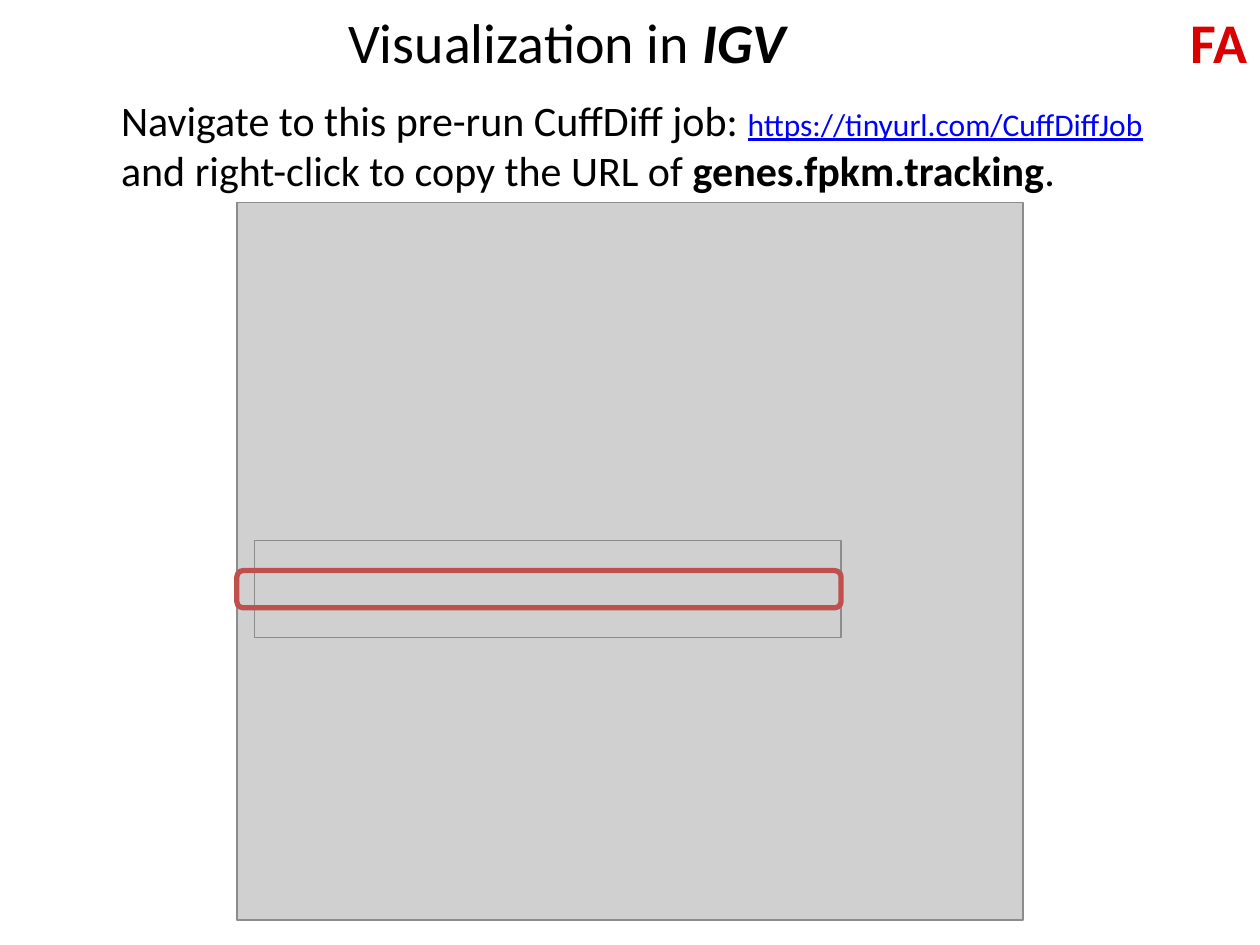
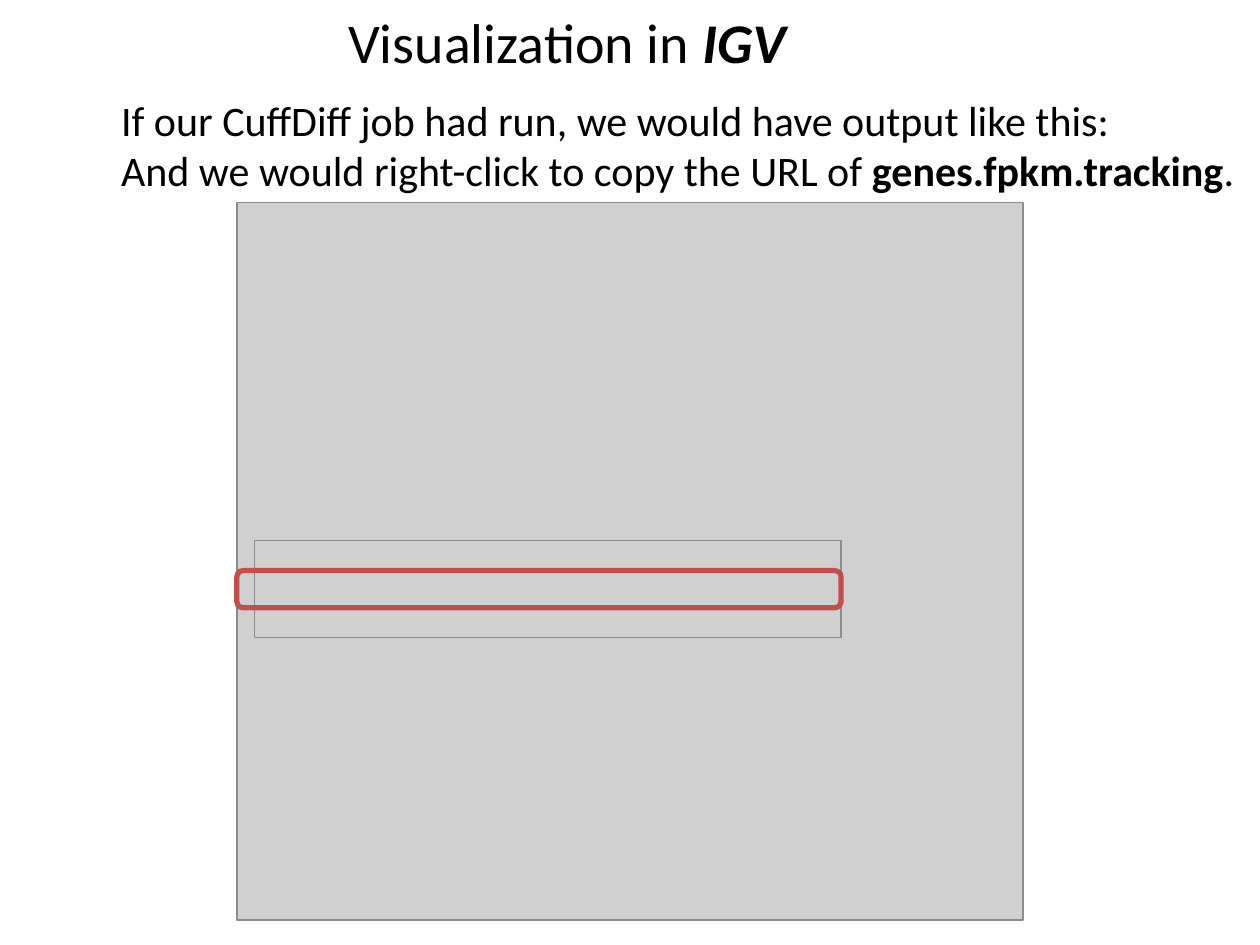
Before and after one commit to genepattern/tutorial-materials, a slide deck: slide 24 of BU_MolBio_RNAseq_in_GP_workshop/slides/2019-04-04_05_GPWorkshopIGV.pptx. Drawn at 1260x945 pixels with LibreOffice and Linux fonts; fonts in the diff are those of the drawing; grey boxes stand for pictures. Boxes give left, top, right and bottom in pixels: in the first picture for what was removed or moved away, otherwise in the second. Text is boxed around its words. In the diff, an @@ line names an element or a change of style, - is before the commit and + after.

```diff
--- a/BU_MolBio_RNAseq_in_GP_workshop/slides/2019-04-04_05_GPWorkshopIGV.pptx
+++ b/BU_MolBio_RNAseq_in_GP_workshop/slides/2019-04-04_05_GPWorkshopIGV.pptx
@@ table at (0,0,1260,88) @@
-row 1, column 2: FA
+row 1, column 2: 
@@ text at (121,106,1234,194): text changed @@
-Navigate to this pre-run CuffDiff job: https://tinyurl.com/CuffDiffJob
-and right-click to copy the URL of genes.fpkm.tracking.
+If our CuffDiff job had run, we would have output like this:
+And we would right-click to copy the URL of genes.fpkm.tracking.
```
Also in this commit, not shown: 8 other slides changed.
